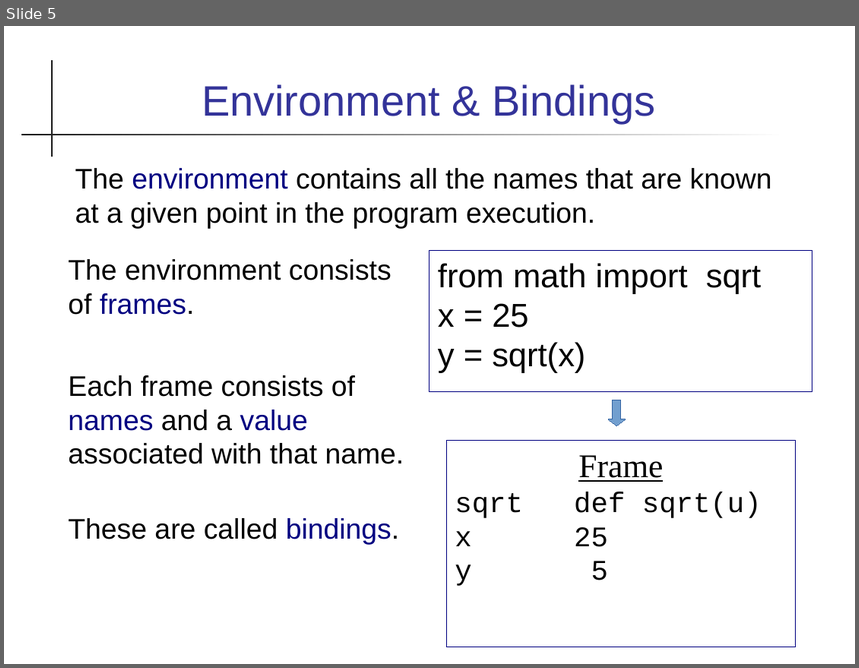
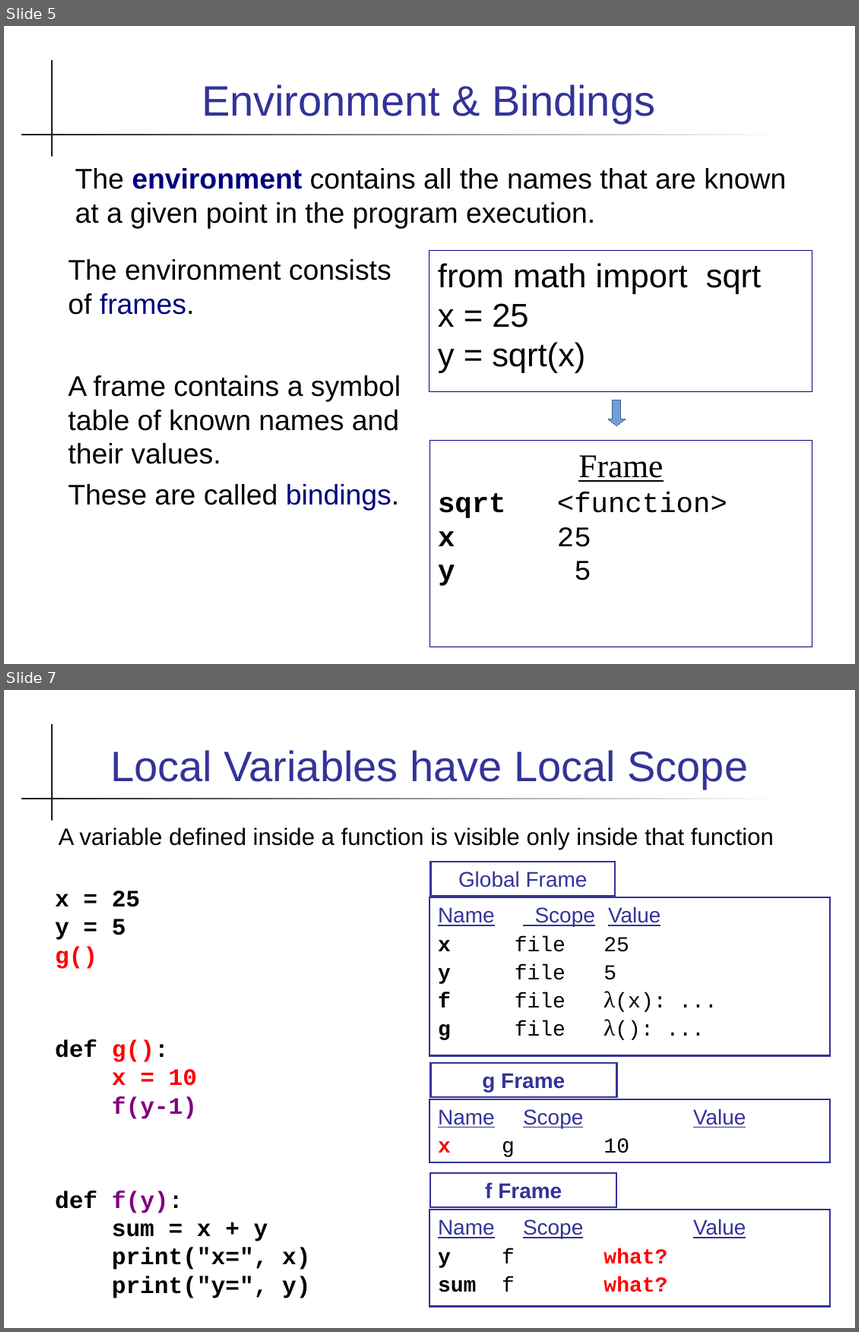
Before and after one commit to cpske/Prog2, a slide deck: functional/Functional-Programming.pptx. Shown one above the other, each under a label of ours: slide 5 before the commit, slides 5 and 7 after it; the slides between them are not shown. The pictures are 859x668 and 859x1332 pixels, drawn with LibreOffice and Linux fonts; fonts in the diff are those of the drawing. Boxes give left, top, right and bottom in pixels: in the first picture for what was removed or moved away, otherwise in the second. Text is boxed around its words. In the diff, an @@ line names an element or a change of style, - is before the commit and + after.

Commit message:
add feedback & presentation on functional prog.

```diff
--- a/functional/Functional-Programming.pptx
+++ b/functional/Functional-Programming.pptx
@@ slide 7 added at [4, 690, 855, 1328], background #FFFFFF; not listed: 2 template elements that a slide beside it also shows @@
@@ text added at [110, 750, 749, 789], 36 pt, text #333399 @@
+Local Variables have Local Scope
@@ text added at [59, 828, 774, 850], 20 pt, text #000000 @@
+A variable defined inside a function is visible only inside that function
@@ freeform shape added at [430, 862, 615, 896], outline #333399 1.5 pt, 18 pt, text #333399 @@
+Global Frame
@@ text added at [55, 891, 140, 969], 20 pt, text #000000, bold @@
+x = 25
+y = 5
+g()
@@ freeform shape added at [430, 897, 831, 1056], outline #333399 1.5 pt, 18 pt, text #000000 @@
+Name Scope Value
+x file 25
+y file 5
+f file λ(x): ...
+g file λ(): ...
@@ text added at [55, 1040, 197, 1119], 20 pt, text #FF0000, bold @@
+def g():
+x = 10
+f(y-1)
@@ freeform shape added at [430, 1063, 617, 1097], outline #333399 1.5 pt, 18 pt, text #333399, bold @@
+g Frame
@@ freeform shape added at [430, 1100, 831, 1163], outline #333399 1.5 pt, 18 pt, text #333399, underline @@
+Name Scope Value
+x g 10
@@ text added at [55, 1191, 310, 1299], 20 pt, text #000000, bold @@
+def f(y):
+sum = x + y
+print("x=", x)
+print("y=", y)
@@ freeform shape added at [430, 1173, 617, 1208], outline #333399 1.5 pt, 18 pt, text #333399, bold @@
+f Frame
@@ freeform shape added at [430, 1210, 831, 1307], outline #333399 1.5 pt, 18 pt, text #333399 @@
+Name Scope Value
+y f what?
+sum f what?
@@ slide 5 changed as well @@
@@ text "The environment contains all the ..." at [75, 168, 786, 229]: bold on in "environment" @@
@@ text at [68, 376, 401, 465]: text changed @@
-Each frame consists of names and a value associated with that name.
+A frame contains a symbol table of known names and their values.
@@ rectangle "Frame": place and size @@
-rectangle "Frame" at [446, 440, 796, 648]
+rectangle "Frame" at [430, 440, 813, 648]
@@ text in rectangle at [438, 492, 728, 518]: text changed @@
-sqrt def sqrt(u)
+sqrt <function>
@@ text in rectangle at [557, 528, 591, 581]: bold on in "x", "y" @@
```
Also in this commit, not shown: 3 other slides changed, 20 other slides added, 2 slides removed, 4 other files.
